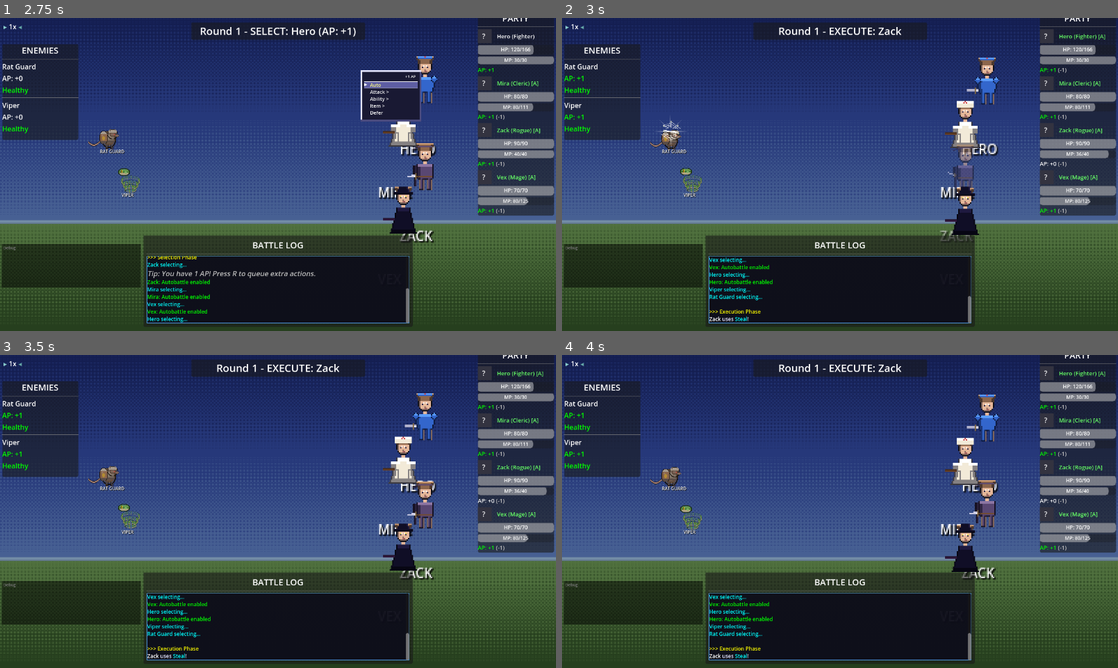
Above: before the commit, frames 1-4 (two rows, left to right).
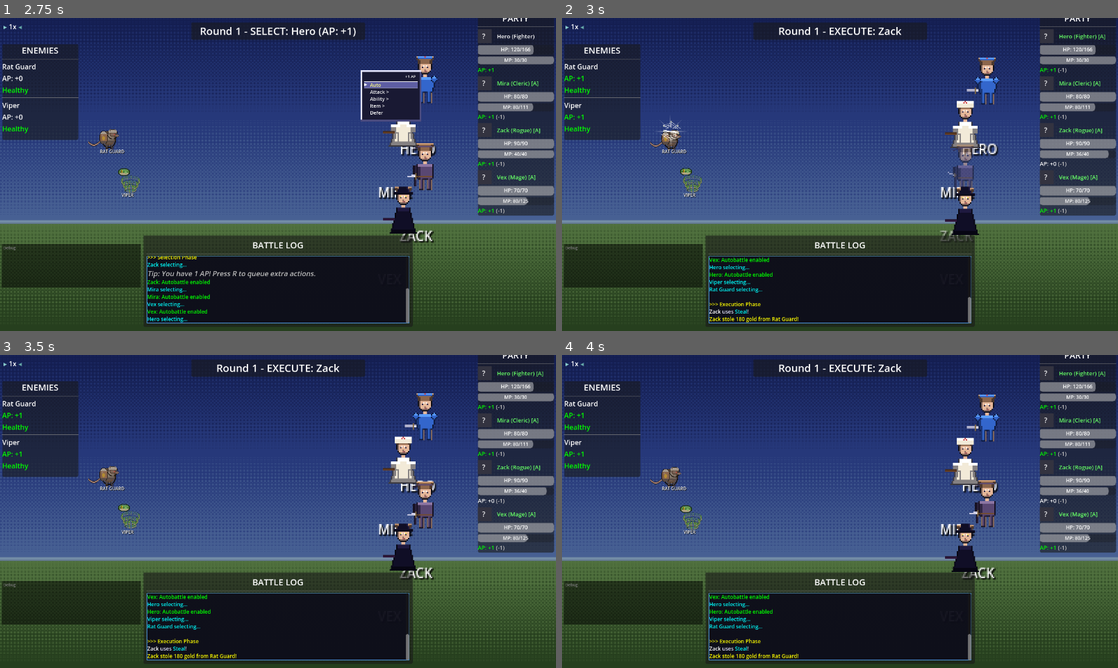
Above: after the commit, the same moments.

Repository: struktured-labs/cowardly-irregular
Game: Godot game, scene res://src/battle/BattleScene.tscn
Same seed, same stepped clock (60 frames per second), same inputs: the game is played once before the commit and once after it. This scene is started directly instead of the project's main scene.
Inputs (mouse positions are in pixels of both pictures, inside the frame that each line leads up to):
- Up to frame 1 (2.75 s): click (389, 171) at 0.52 s; click (366, 127) at 1.27 s; click (366, 215) at 2.02 s
- Up to frame 2 (3 s): click (951, 83) at 2.77 s
- Up to frame 3 (3.5 s): no input
- Up to frame 4 (4 s): tap Enter at 3.5 s; move the mouse to (962, 495) at 3.52 s; hold Right (ui_right) from 3.53 s (still down); hold R (battle_advance) from 3.53 s (still down); click (962, 495) at 3.67 s; tap Z (ui_accept) at 3.77 s

Frame 1 is identical in both runs. In frame 2, 0.9% of the frame differs, in the area x 26-74%, y 76-98%; in frame 3, 0.9%; in frame 4, 0.9%.

Commit message:
fix: rogue_garb missing armor, steal effect, command memory validation
- Fix Zack's default armor reference from non-existent 'rogue_garb' to 'thief_garb'
- Add missing 'effect: steal' to Steal ability definition and implement
  steal handler in BattleManager (gold theft with success_rate check)
- Validate command memory ability selections against character's available
  abilities to prevent cross-character ability bleed

Co-Authored-By: Claude Opus 4.6 <noreply@anthropic.com>

Diff:
--- a/data/abilities.json
+++ b/data/abilities.json
@@ -136,6 +136,7 @@
 		"id": "steal",
 		"name": "Steal",
 		"type": "support",
+		"effect": "steal",
 		"animation": "steal",
 		"mp_cost": 4,
 		"description": "Attempt to steal an item or gold from enemy",
--- a/src/GameLoop.gd
+++ b/src/GameLoop.gd
@@ -662,7 +662,7 @@
 	JobSystem.assign_job(zack, "rogue")
 	JobSystem.assign_secondary_job(zack, "fighter")
 	EquipmentSystem.equip_weapon(zack, "iron_dagger")
-	EquipmentSystem.equip_armor(zack, "rogue_garb")
+	EquipmentSystem.equip_armor(zack, "thief_garb")
 	EquipmentSystem.equip_accessory(zack, "speed_boots")
 	zack.learn_passive("critical_strike")
 	zack.learn_passive("speed_boost")
--- a/src/battle/BattleCommandMenu.gd
+++ b/src/battle/BattleCommandMenu.gd
@@ -99,7 +99,13 @@
 		if combatant.last_attack_selection != "":
 			submenu_memory["attack_menu"] = combatant.last_attack_selection
 		if combatant.last_ability_selection != "":
-			submenu_memory["ability_menu"] = combatant.last_ability_selection
+			# Validate the remembered ability is available to this character
+			var remembered_ability_id = combatant.last_ability_selection.replace("ability_menu_", "")
+			if JobSystem.can_use_ability(combatant, remembered_ability_id):
+				submenu_memory["ability_menu"] = combatant.last_ability_selection
+			else:
+				print("[CMD MEM] Skipping invalid ability memory '%s' for %s" % [remembered_ability_id, combatant.combatant_name])
+				combatant.last_ability_selection = ""
 		if combatant.last_item_selection != "":
 			submenu_memory["item_menu"] = combatant.last_item_selection
 		print("[CMD MEM] Submenu memory: %s" % str(submenu_memory))
--- a/src/battle/BattleManager.gd
+++ b/src/battle/BattleManager.gd
@@ -1401,6 +1401,17 @@
 				volatility.shift_band(-1)
 				caster.gain_ap(1)
 				battle_log_message.emit("[color=green]CIRCUIT BREAKER![/color] Band reduced, %s gains +1 AP" % caster.combatant_name)
+		"steal":
+			for target in targets:
+				if target and is_instance_valid(target) and target.is_alive:
+					if randf() < success_rate:
+						var gold_amount = randi_range(5, 50) * (1 + int(target.max_hp / 50.0))
+						GameState.add_gold(gold_amount)
+						print("  → Stole %d gold from %s!" % [gold_amount, target.combatant_name])
+						battle_log_message.emit("[color=yellow]%s stole %d gold from %s![/color]" % [caster.combatant_name, gold_amount, target.combatant_name])
+					else:
+						print("  → %s failed to steal from %s!" % [caster.combatant_name, target.combatant_name])
+						battle_log_message.emit("[color=gray]%s couldn't steal anything from %s.[/color]" % [caster.combatant_name, target.combatant_name])
 		_:
 			print("  → Unknown support effect: %s" % effect)
 
